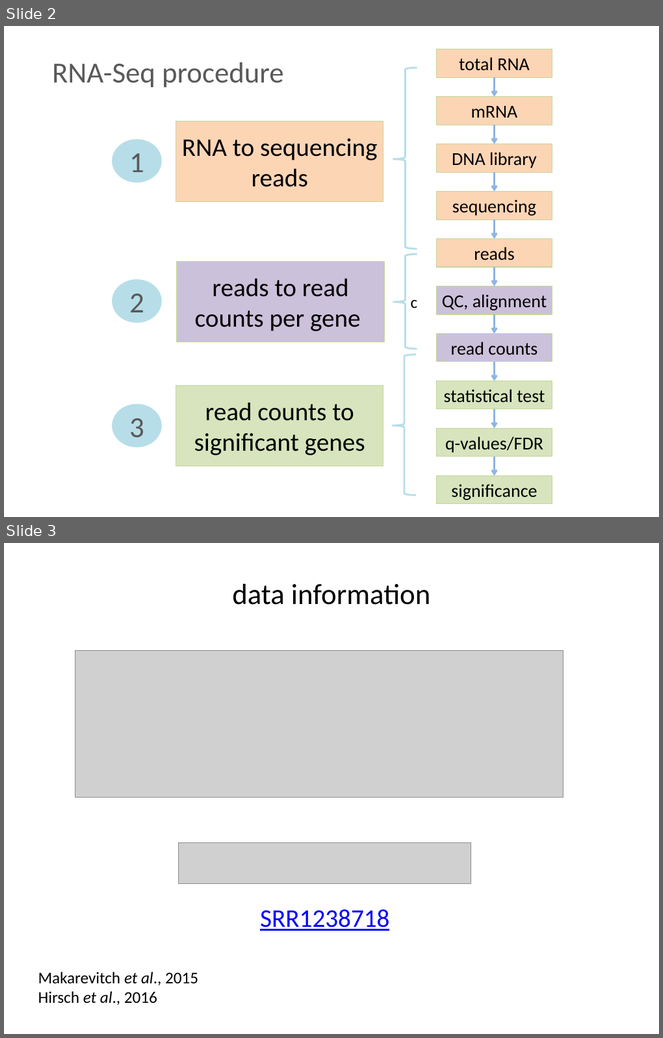
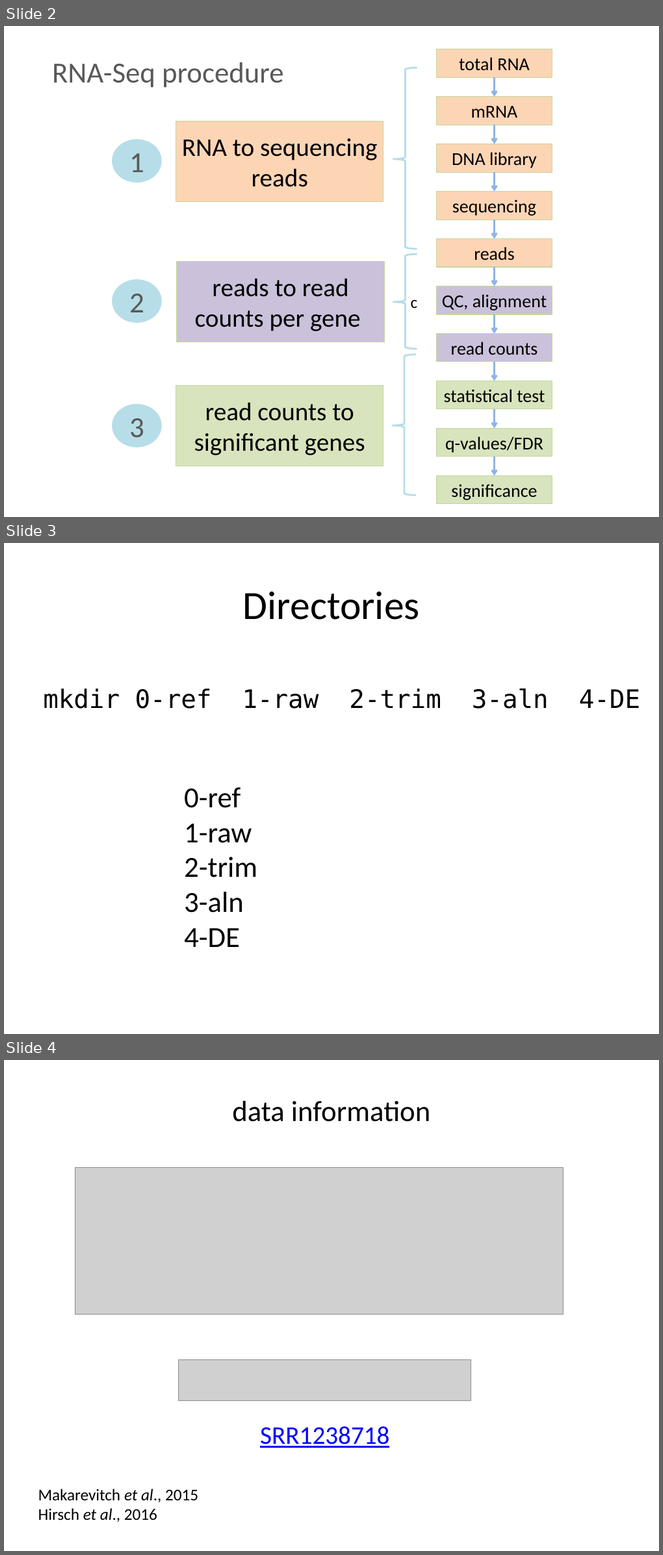
Before and after one commit to liu3zhenlab/teaching, a slide deck: PLPTH813Bioinformatis/2021/inclassProjects/lecture02_in-class-project/RNA-Seq/inclass02_DE.pptx. Shown one above the other, each under a label of ours: slides 2 and 3 before the commit, slides 2, 3 and 4 after it. The pictures are 663x1038 and 663x1555 pixels, drawn with LibreOffice and Linux fonts; fonts in the diff are those of the drawing; grey boxes stand for pictures. Boxes give left, top, right and bottom in pixels: in the first picture for what was removed or moved away, otherwise in the second. Text is boxed around its words. In the diff, an @@ line names an element or a change of style, - is before the commit and + after.

```diff
--- a/PLPTH813Bioinformatis/2021/inclassProjects/lecture02_in-class-project/RNA-Seq/inclass02_DE.pptx
+++ b/PLPTH813Bioinformatis/2021/inclassProjects/lecture02_in-class-project/RNA-Seq/inclass02_DE.pptx
@@ slide 3 added at <box>4,543,659,1034</box>, background #FFFFFF @@
@@ title added at <box>243,591,420,620</box>, 44 pt, text #000000 @@
+Directories
@@ text added at <box>43,689,640,709</box>, 28 pt, text #000000 @@
+mkdir 0-ref 1-raw 2-trim 3-aln 4-DE
@@ text added at <box>184,787,258,947</box>, 32 pt, text #000000 @@
+0-ref
+1-raw
+2-trim
+3-aln
+4-DE
@@ what was slide 3 is now slide 4 @@
```
Also in this commit, not shown: 1 other file.
